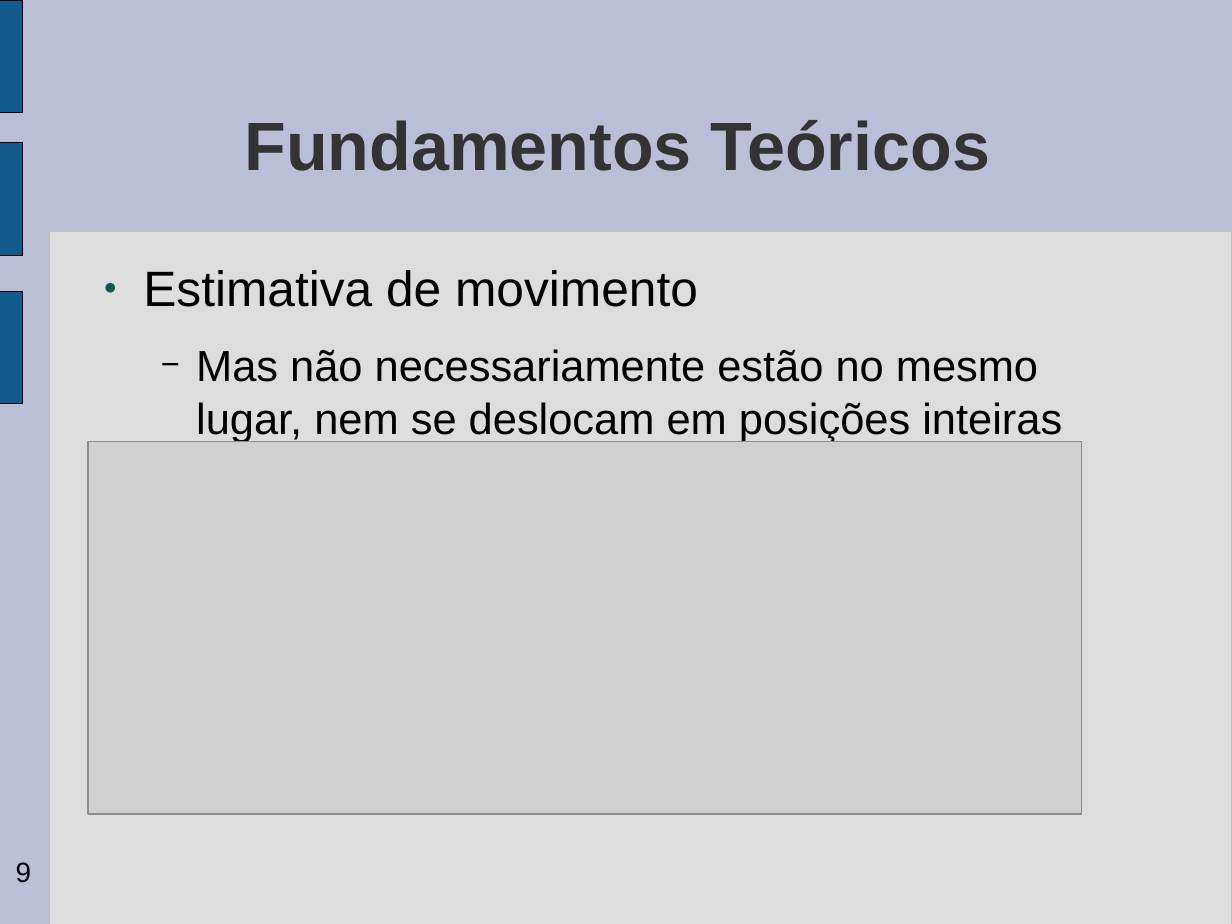
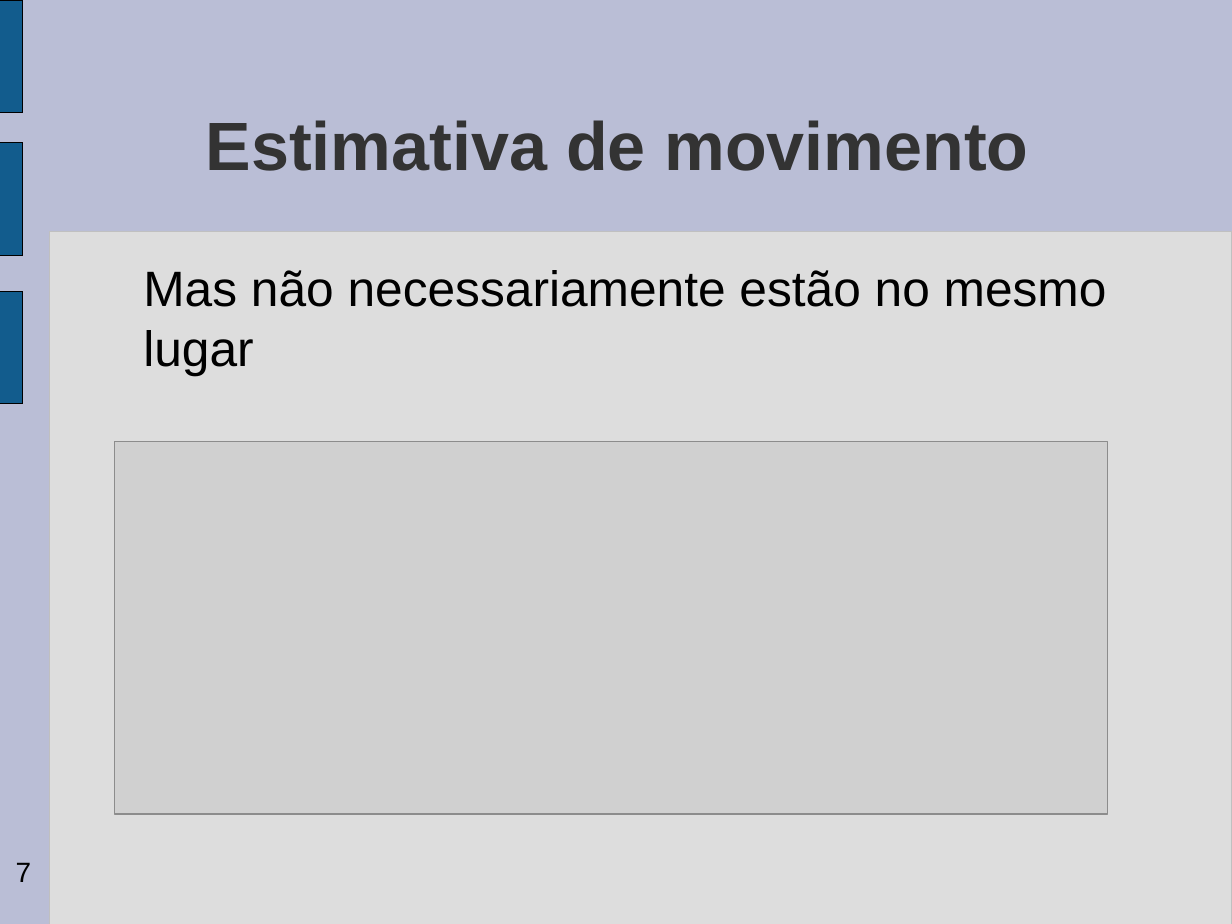
Before and after one commit to gabrieldiego/tg, a slide deck: slide 7 of artigo/apresentacao-tg2.odp (slide 9 before the commit). Drawn at 1232x924 pixels with LibreOffice and Linux fonts; fonts in the diff are those of the drawing; grey boxes stand for pictures; background and template pictures are left out. Boxes give left, top, right and bottom in pixels: in the first picture for what was removed or moved away, otherwise in the second. Text is boxed around its words. In the diff, an @@ line names an element or a change of style, - is before the commit and + after.

```diff
--- a/artigo/apresentacao-tg2.odp
+++ b/artigo/apresentacao-tg2.odp
@@ title at <box>206,120,1029,171</box>: text changed @@
-Fundamentos Teóricos
+Estimativa de movimento
@@ text at <box>143,270,1107,375</box>: text changed; size 28 to 32 pt @@
-● Estimativa de movimento
-  − Mas não necessariamente estão no mesmo lugar, nem se deslocam em posições inteiras
+Mas não necessariamente estão no mesmo lugar
@@ picture: place and size @@
-picture at <box>88,442,1082,814</box>
+picture at <box>114,442,1108,814</box>
@@ page number at <box>16,862,32,882</box>: text changed @@
-9
+7
```
Also in this commit, not shown: 10 other slides changed, 4 slides added, 8 slides removed.
